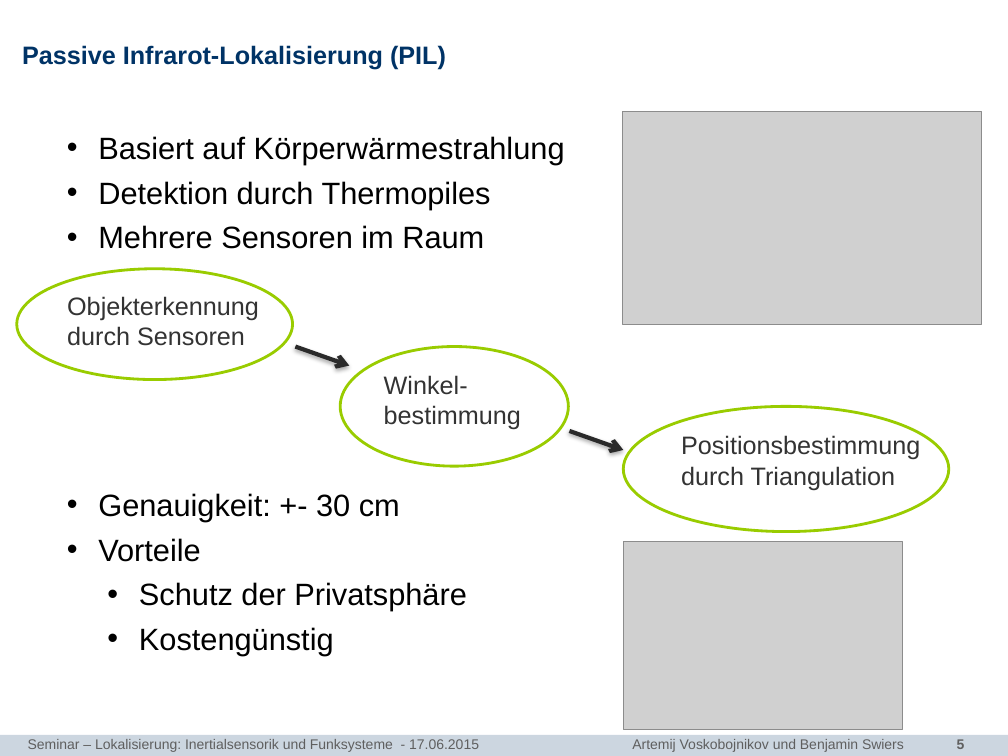
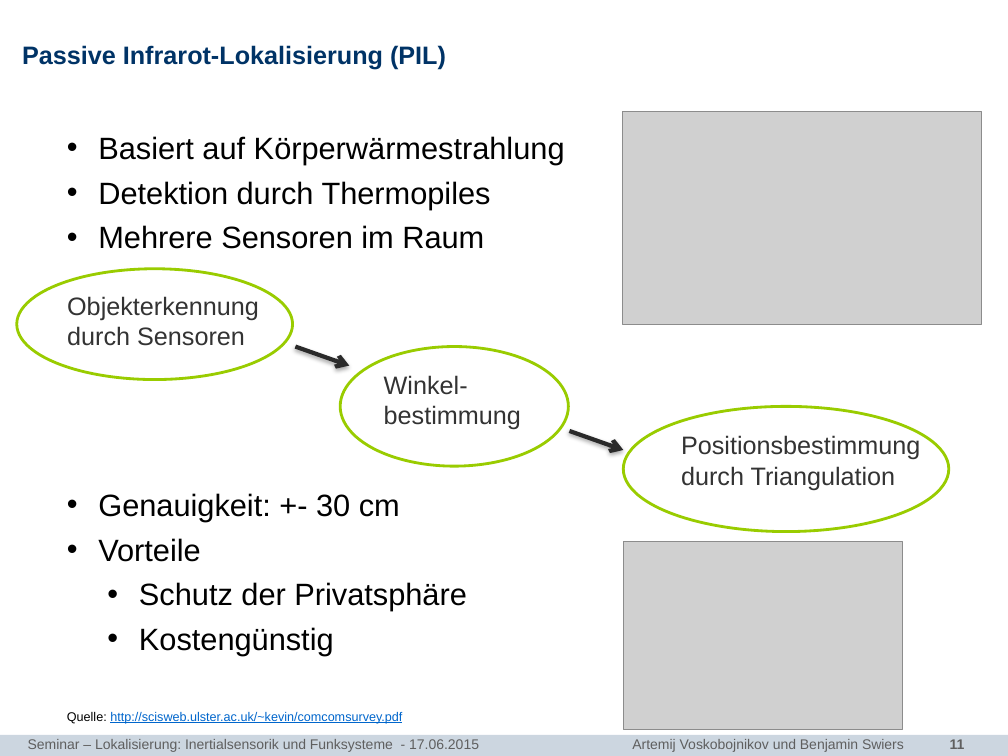
Before and after one commit to bennySwiers/Ausarbeitung-Seminar-TI, a slide deck: slide 11 of Vortrag/Seminar_TI_Sensorlose_Lokalisierung.pptx (slide 5 before the commit). Drawn at 1008x756 pixels with LibreOffice and Linux fonts; fonts in the diff are those of the drawing; grey boxes stand for pictures; background and template pictures are left out. Boxes give left, top, right and bottom in pixels: in the first picture for what was removed or moved away, otherwise in the second. Text is boxed around its words. In the diff, an @@ line names an element or a change of style, - is before the commit and + after.

```diff
--- a/Vortrag/Seminar_TI_Sensorlose_Lokalisierung.pptx
+++ b/Vortrag/Seminar_TI_Sensorlose_Lokalisierung.pptx
@@ text at <box>67,712,402,724</box>: paragraph added @@
+  Quelle: http://scisweb.ulster.ac.uk/~kevin/comcomsurvey.pdf
@@ page number at <box>950,739,965,749</box>: text changed @@
-5
+11
```
Also in this commit, not shown: 7 other slides changed, 6 slides added.
